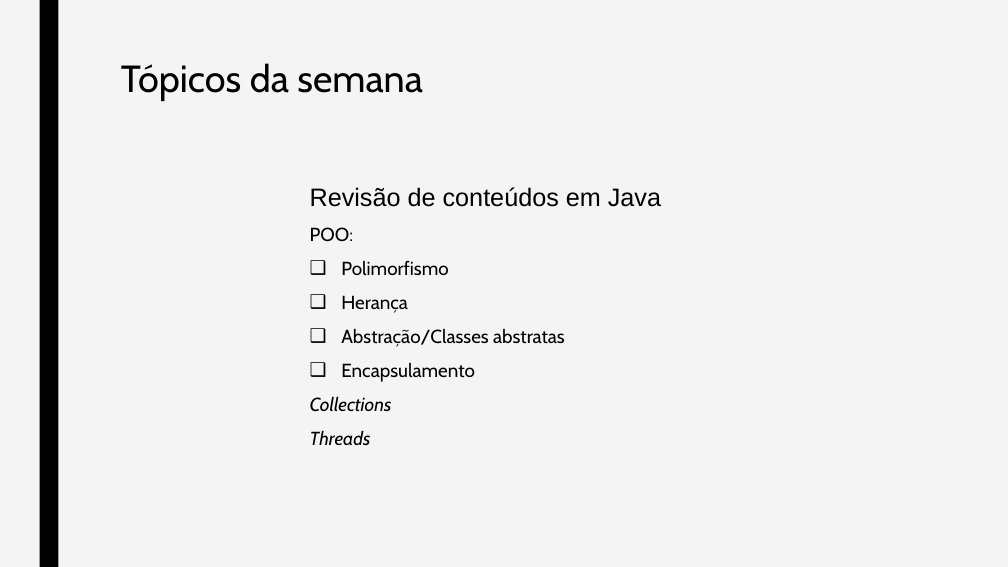
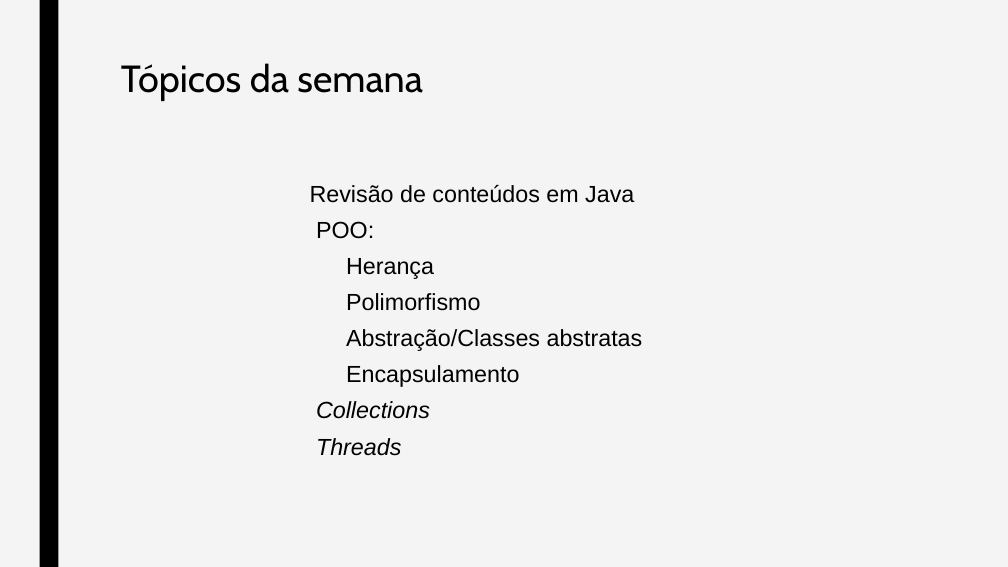
Before and after one commit to wlgomes/upskill-nov22, a slide deck: slide 2 of UPSKILL - AutoestudoS1_valentimgomes.pptx. Drawn at 1008x567 pixels with LibreOffice and Linux fonts; fonts in the diff are those of the drawing. Boxes give left, top, right and bottom in pixels: in the first picture for what was removed or moved away, otherwise in the second. Text is boxed around its words. In the diff, an @@ line names an element or a change of style, - is before the commit and + after.

```diff
--- a/UPSKILL - AutoestudoS1_valentimgomes.pptx
+++ b/UPSKILL - AutoestudoS1_valentimgomes.pptx
@@ text at <box>310,185,643,456</box>: size 24 to 22.2 pt in "Revisão de conteúdos em Java"; size 18 to 22.2 pt, font Cabin to Arial in "POO:", "Polimorfismo", "Abstração/Classes abstratas", "Encapsulamento" and 2 more places; line spacing 0.94 to 0.84; bullet ❑ to none @@
@@ text at <box>346,258,434,279</box>: paragraph added @@
+Herança
@@ text at <box>341,295,408,313</box>: paragraph removed @@
-❑ Herança
```
Also in this commit, not shown: 6 other slides changed, 6 slides added, 1 slide removed, 9 other files.
